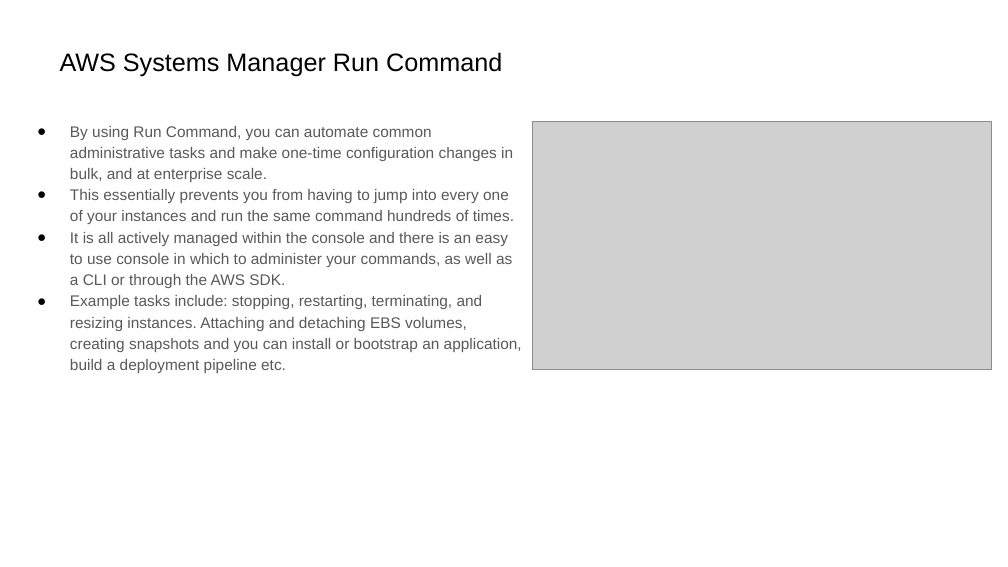
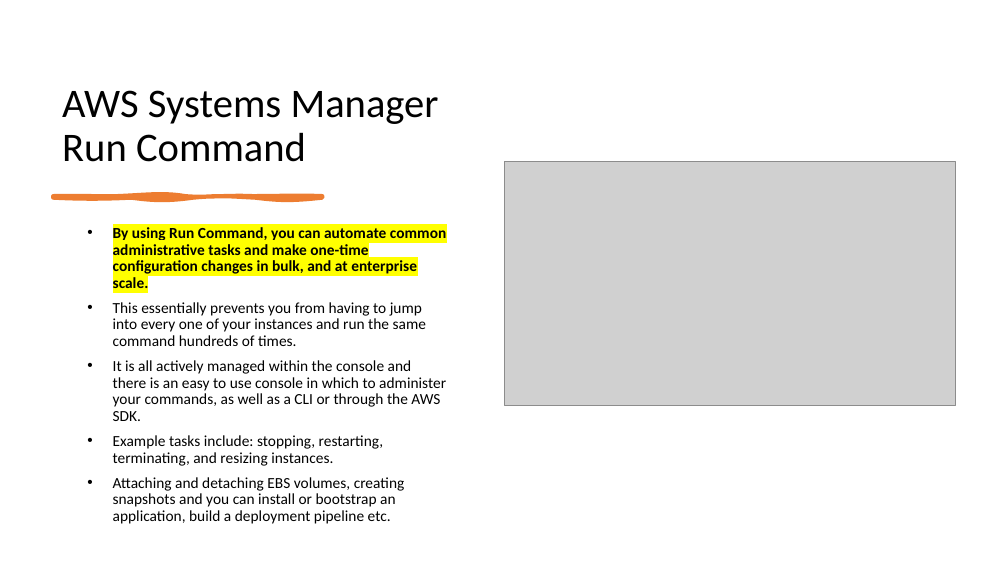
Before and after one commit to IlyaChakun/aws-iba-courses, a slide deck: slide 10 of lecture-materials/Managment&Governance/System-Manager/ssm.pptx (slide 8 before the commit). Drawn at 1008x567 pixels with LibreOffice and Linux fonts; fonts in the diff are those of the drawing; grey boxes stand for pictures. Boxes give left, top, right and bottom in pixels: in the first picture for what was removed or moved away, otherwise in the second. Text is boxed around its words. In the diff, an @@ line names an element or a change of style, - is before the commit and + after.

```diff
--- a/lecture-materials/Managment&Governance/System-Manager/ssm.pptx
+++ b/lecture-materials/Managment&Governance/System-Manager/ssm.pptx
@@ title "AWS Systems Manager Run Command": place and size @@
-title "AWS Systems Manager Run Command" at [60,52,502,77]
+title "AWS Systems Manager Run Command" at [62,90,439,162]
@@ title "AWS Systems Manager Run Command" at [62,90,439,162]: size 18 to 29 pt, font Arial to Calibri; vertical alignment middle to bottom @@
@@ picture: place and size @@
-picture at [532,122,991,370]
+picture at [504,161,956,405]
@@ freeform shape added at [53,197,323,198], fill #ED7D31, outline #ED7D31 3 pt @@
@@ text "By using Run Command, you ...": place and size @@
-text "By using Run Command, you ..." at [70,126,522,373]
+text "By using Run Command, you ..." at [113,227,446,524]
@@ text at [113,227,446,421]: font Arial to Calibri, text colour #595959 to #000000 in "By using Run Command, you can automate ...", "This essentially prevents you from having to ...", "It is all actively managed within the ..."; highlight none to #FFFF00, bold on in "By using Run Command, you can automate ..."; bullet ● to •; line spacing 1.15 to 0.9; less space between paragraphs; more space between paragraphs @@
@@ text at [113,435,405,524]: text changed; font Arial to Calibri; text colour #595959 to #000000 @@
-● Example tasks include: stopping, restarting, terminating, and resizing instances. Attaching and detaching EBS volumes, creating snapshots and you can install or bootstrap an application, build a deployment pipeline etc.
+• Example tasks include: stopping, restarting, terminating, and resizing instances.
+• Attaching and detaching EBS volumes, creating snapshots and you can install or bootstrap an application, build a deployment pipeline etc.
```
Also in this commit, not shown: 15 other slides changed, 10 slides added, 2 slides removed, 24 other files.
